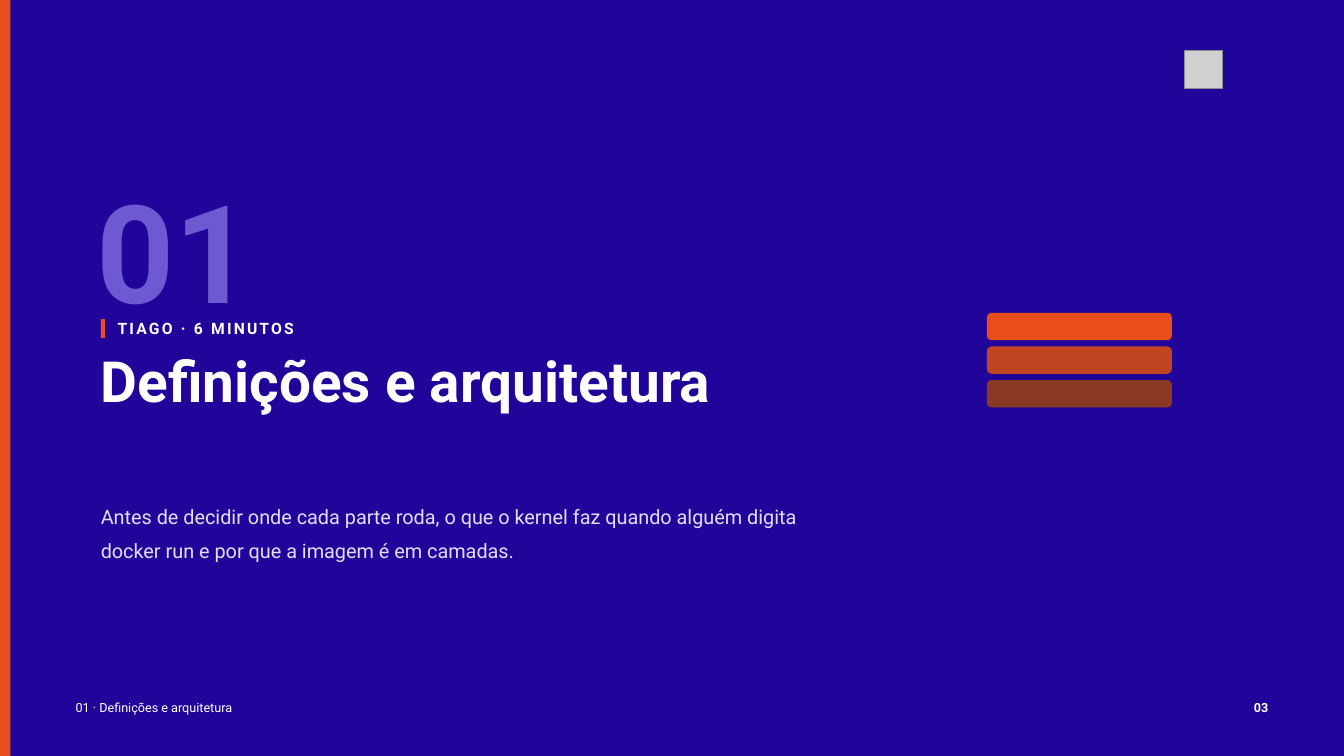
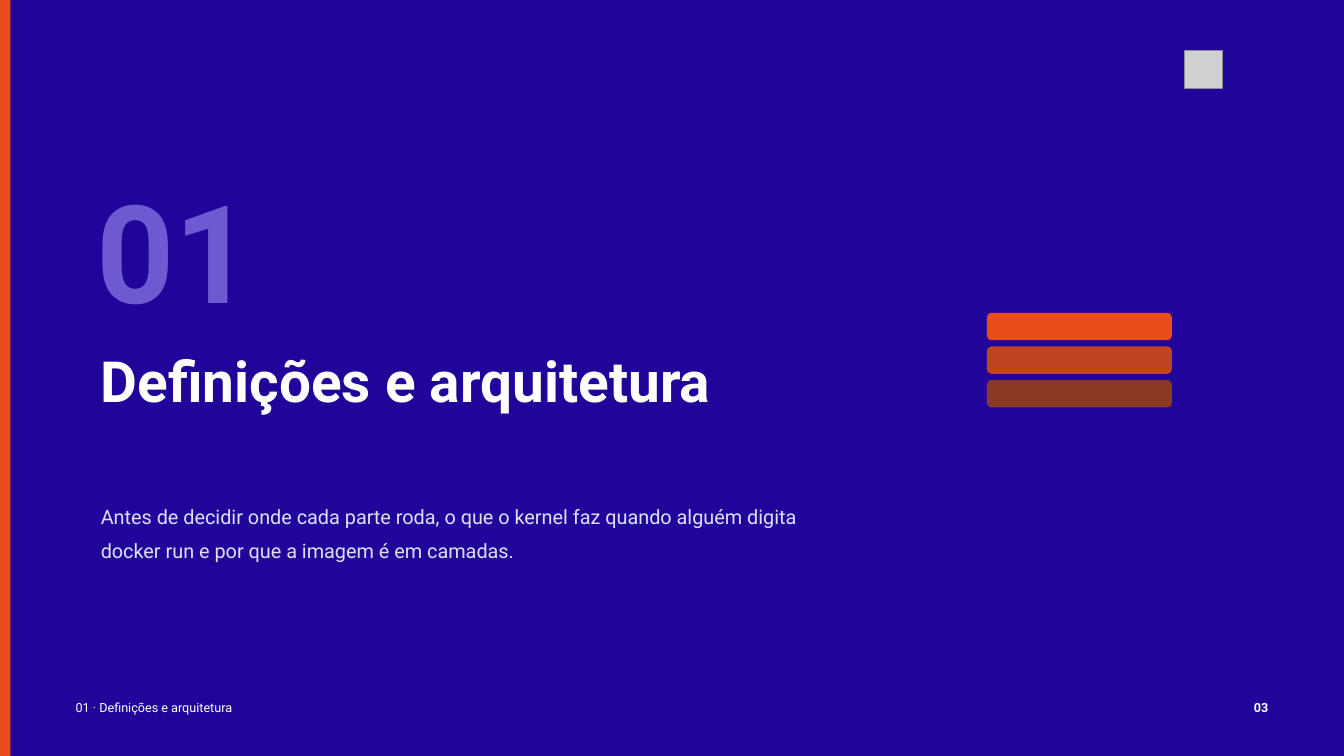
Before and after one commit to tcpassos/invite-app, a slide deck: slide 3 of trabalhos/T1-Docker-Invite-People.pptx. Drawn at 1344x756 pixels with LibreOffice and Linux fonts; fonts in the diff are those of the drawing; grey boxes stand for pictures. Boxes give left, top, right and bottom in pixels: in the first picture for what was removed or moved away, otherwise in the second. Text is boxed around its words. In the diff, an @@ line names an element or a change of style, - is before the commit and + after.

```diff
--- a/trabalhos/T1-Docker-Invite-People.pptx
+++ b/trabalhos/T1-Docker-Invite-People.pptx
@@ rectangle removed at [101, 320, 105, 339] @@
@@ text removed at [118, 322, 294, 334] @@
-TIAGO · 6 MINUTOS
```
Also in this commit, not shown: 4 other slides changed, 8 other files.
